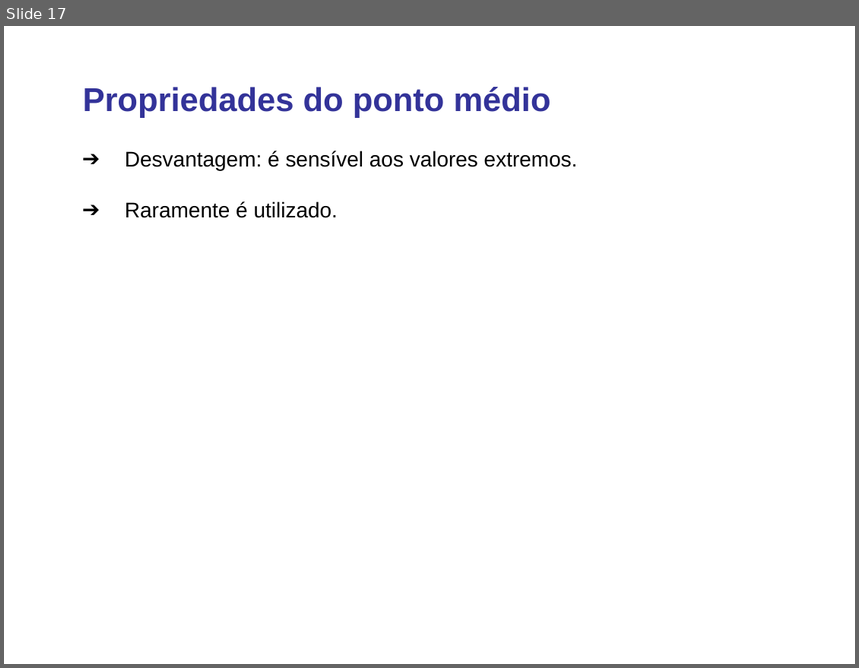
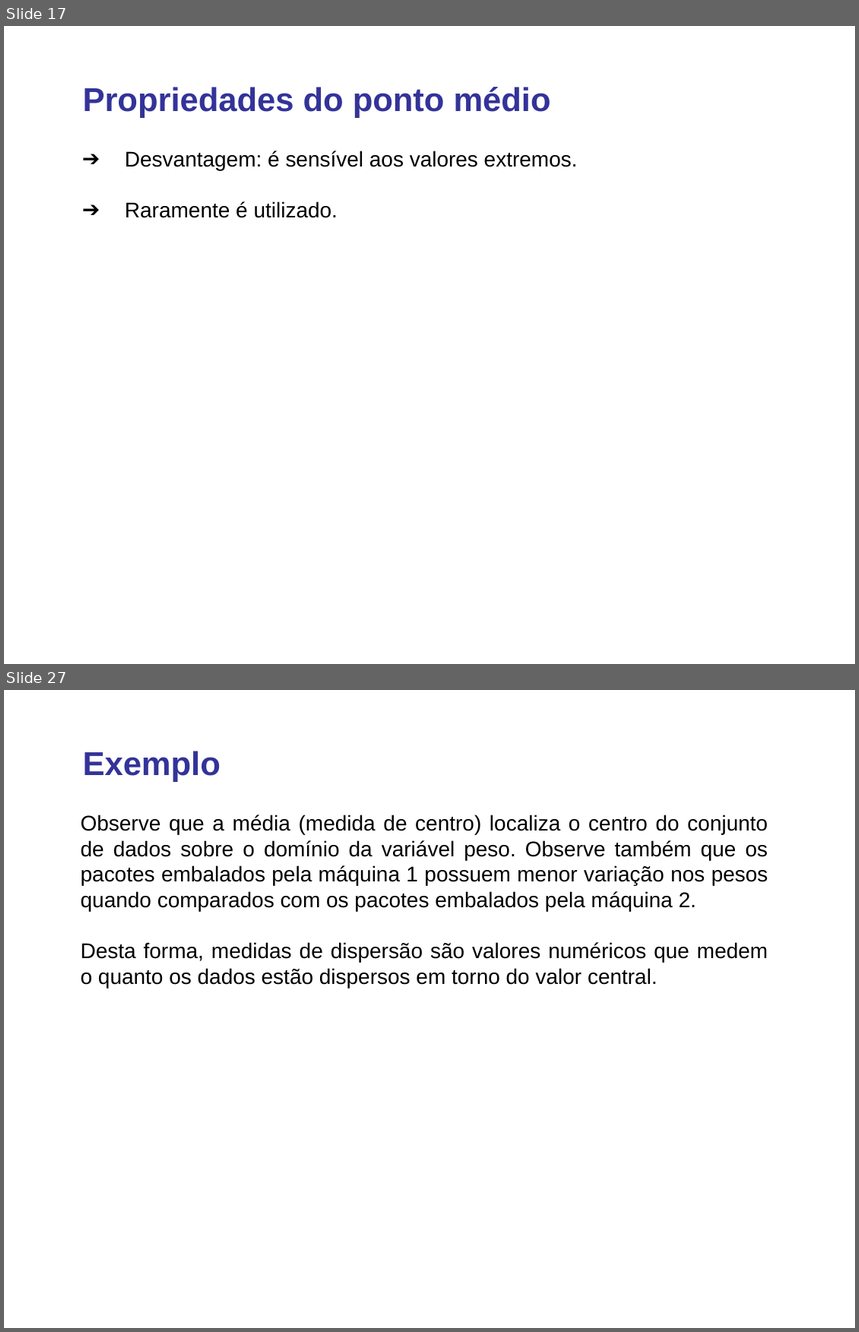
Before and after one commit to lansaviniec/estatistica, a slide deck: 3 estatistica_descritiva.ppt. Shown one above the other, each under a label of ours: slide 17 before the commit, slides 17 and 27 after it; the slides between them are not shown. The pictures are 859x668 and 859x1332 pixels, drawn with LibreOffice and Linux fonts; fonts in the diff are those of the drawing. Boxes give left, top, right and bottom in pixels: in the first picture for what was removed or moved away, otherwise in the second. Text is boxed around its words. In the diff, an @@ line names an element or a change of style, - is before the commit and + after.

```diff
--- a/3 estatistica_descritiva.ppt
+++ b/3 estatistica_descritiva.ppt
@@ slide 27 added at (x1=4, y1=690, x2=855, y2=1328), background #FFFFFF @@
@@ text added at (x1=83, y1=751, x2=221, y2=782), 28 pt, text #333399, bold @@
+Exemplo
@@ text added at (x1=81, y1=815, x2=769, y2=988), 18 pt, text #000000 @@
+Observe que a média (medida de centro) localiza o centro do conjunto de dados sobre o domínio da variável peso. Observe também que os pacotes embalados pela máquina 1 possuem menor variação nos pesos quando comparados com os pacotes embalados pela máquina 2.
+Desta forma, medidas de dispersão são valores numéricos que medem o quanto os dados estão dispersos em torno do valor central.
```
Also in this commit, not shown: 4 slides changed, 22 other slides added.
